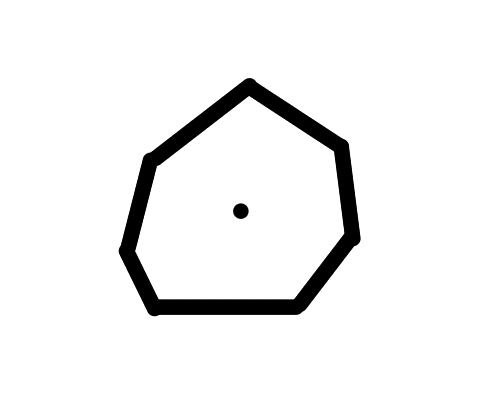
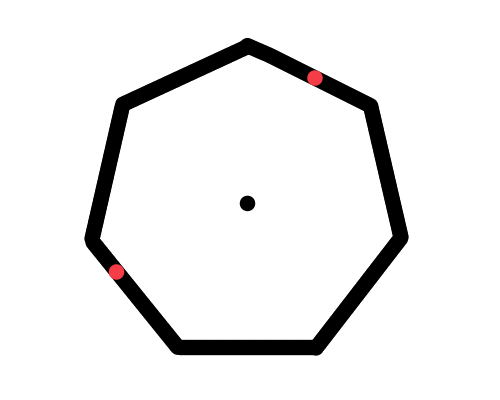
Layered file, before and after one edit (500 × 400). Changes by layer:
removed layer "Paint Layer 1" over (84, 64, 384, 320)
added layer "red" above "origin" over (84, 64, 384, 320)
added layer "origin" above "blue" over (233, 195, 256, 219)
added layer "hepta" above "stencil" over (84, 37, 409, 356)
